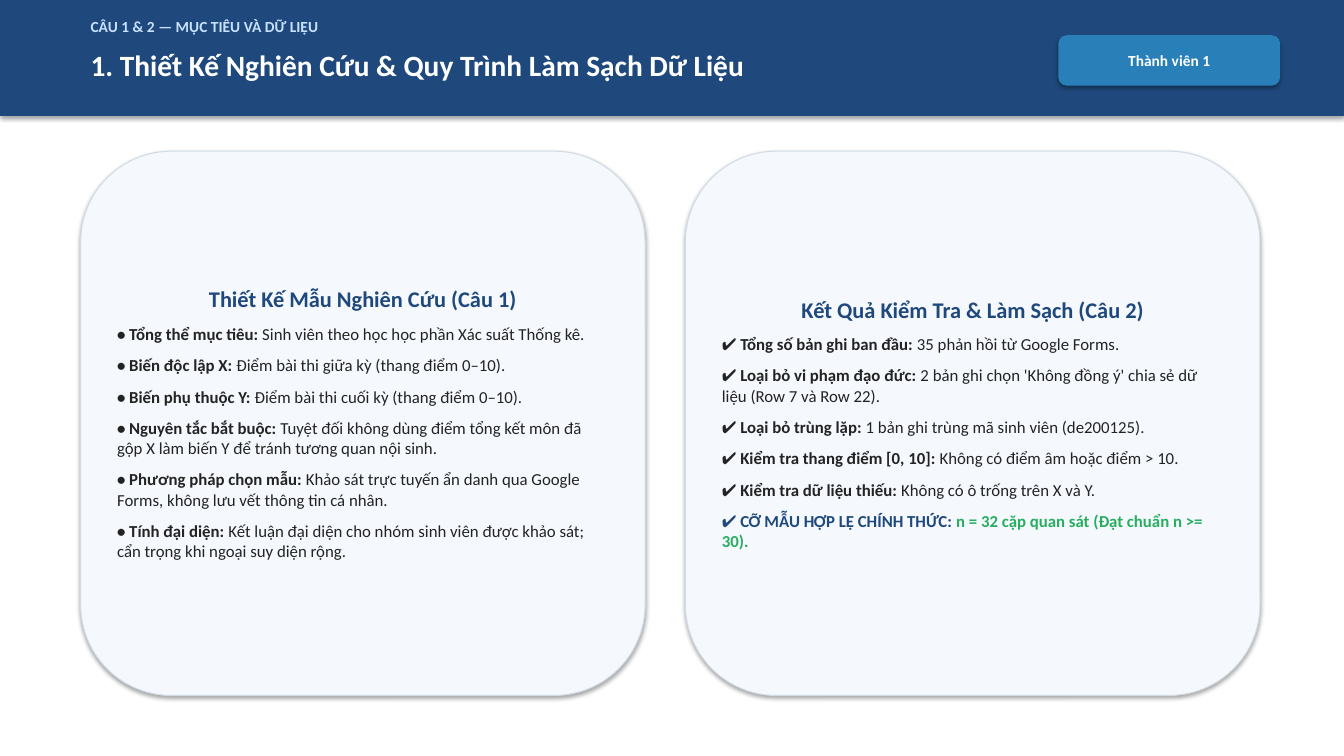
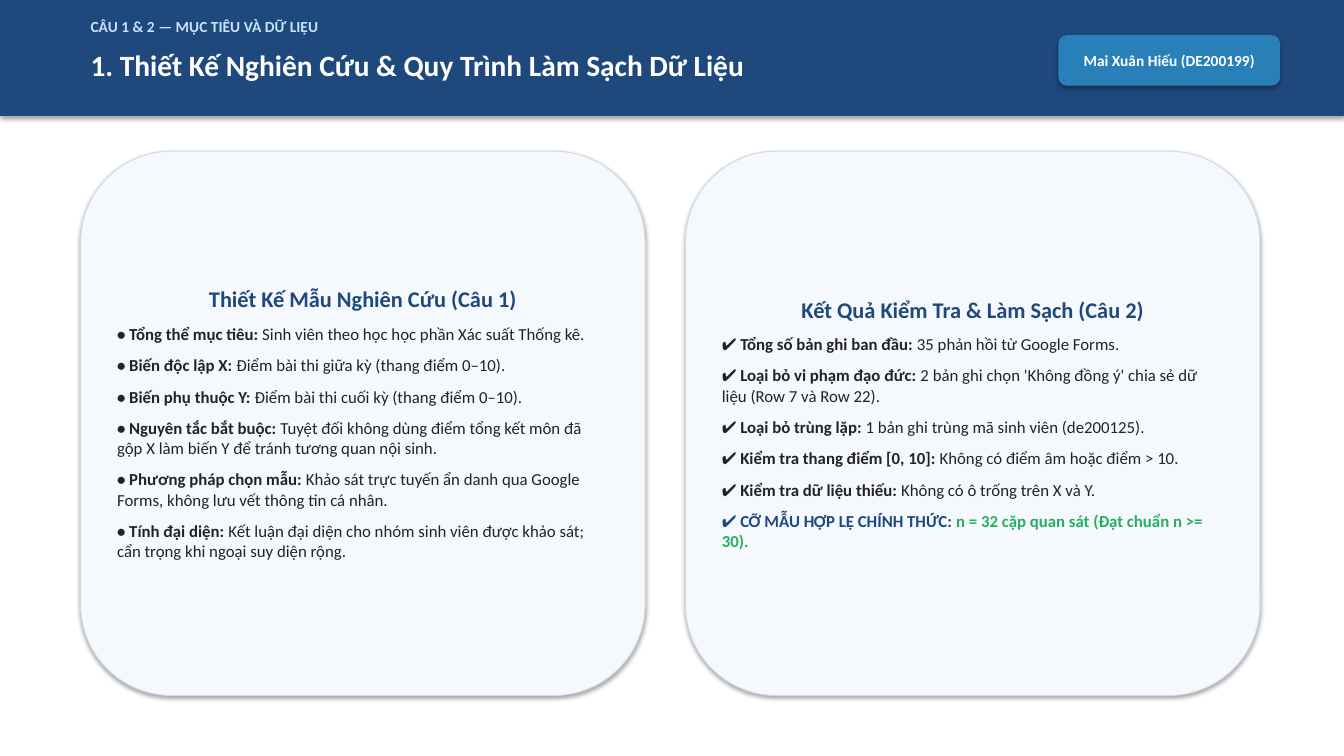
Before and after one commit to hieune321/mas-project-topic1, a slide deck: slide 2 of outputs/reports/Computer_Project_Topic_1_Slides.pptx. Drawn at 1344x756 pixels with LibreOffice and Linux fonts; fonts in the diff are those of the drawing. Boxes give left, top, right and bottom in pixels: in the first picture for what was removed or moved away, otherwise in the second. Text is boxed around its words. In the diff, an @@ line names an element or a change of style, - is before the commit and + after.

```diff
--- a/outputs/reports/Computer_Project_Topic_1_Slides.pptx
+++ b/outputs/reports/Computer_Project_Topic_1_Slides.pptx
@@ text in rounded rectangle at <box>1084,54,1255,68</box>: text changed @@
-Thành viên 1
+Mai Xuân Hiếu (DE200199)
```
Also in this commit, not shown: 11 other slides changed, 22 other files.
